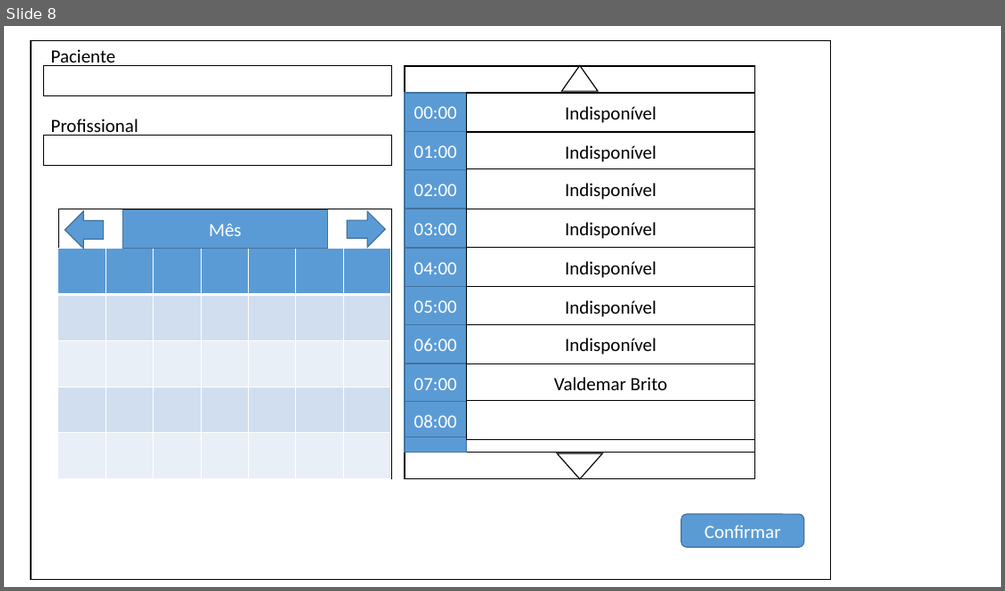
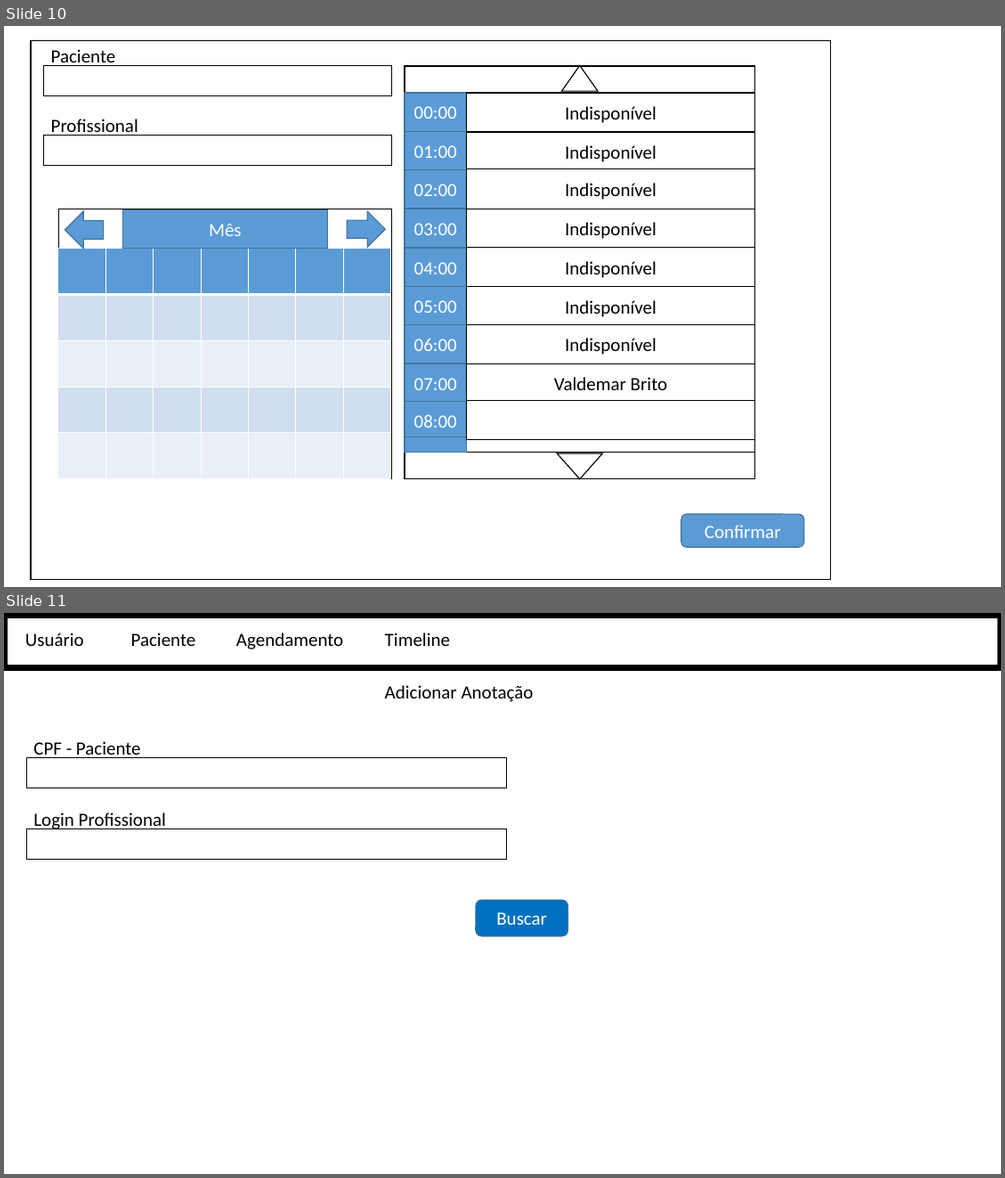
Before and after one commit to PedroHda/projetos1, a slide deck: telas.pptx. Shown one above the other, each under a label of ours: slide 8 before the commit, slides 10 and 11 after it. The pictures are 1005x591 and 1005x1178 pixels, drawn with LibreOffice and Linux fonts; fonts in the diff are those of the drawing. Boxes give left, top, right and bottom in pixels: in the first picture for what was removed or moved away, otherwise in the second. Text is boxed around its words. In the diff, an @@ line names an element or a change of style, - is before the commit and + after.

```diff
--- a/telas.pptx
+++ b/telas.pptx
@@ slide 11 added at (x1=4, y1=613, x2=1001, y2=1174), background #FFFFFF @@
@@ rectangle added at (x1=4, y1=616, x2=1001, y2=667), fill #FFFFFF, outline #000000 6 pt @@
@@ text added at (x1=25, y1=633, x2=84, y2=646), 18 pt, text #000000 @@
+Usuário
@@ text added at (x1=131, y1=633, x2=196, y2=646), 18 pt, text #000000 @@
+Paciente
@@ text added at (x1=236, y1=633, x2=343, y2=649), 18 pt, text #000000 @@
+Agendamento
@@ text added at (x1=385, y1=633, x2=450, y2=646), 18 pt, text #000000 @@
+Timeline
@@ text added at (x1=385, y1=685, x2=534, y2=702), 18 pt, text #000000 @@
+Adicionar Anotação
@@ text added at (x1=33, y1=741, x2=141, y2=758), 18 pt, text #000000 @@
+CPF - Paciente
@@ rectangle added at (x1=26, y1=757, x2=507, y2=787), fill #FFFFFF, outline #000000 1 pt @@
@@ text added at (x1=33, y1=812, x2=166, y2=829), 18 pt, text #000000 @@
+Login Profissional
@@ rectangle added at (x1=26, y1=828, x2=507, y2=859), fill #FFFFFF, outline #000000 1 pt @@
@@ rounded rectangle added at (x1=476, y1=900, x2=568, y2=937), fill #0070C0, outline #43739E 1 pt, 18 pt, text #FFFFFF @@
+Buscar
@@ what was slide 8 is now slide 10 @@
```
Also in this commit, not shown: 3 slides changed, 8 other slides added.
